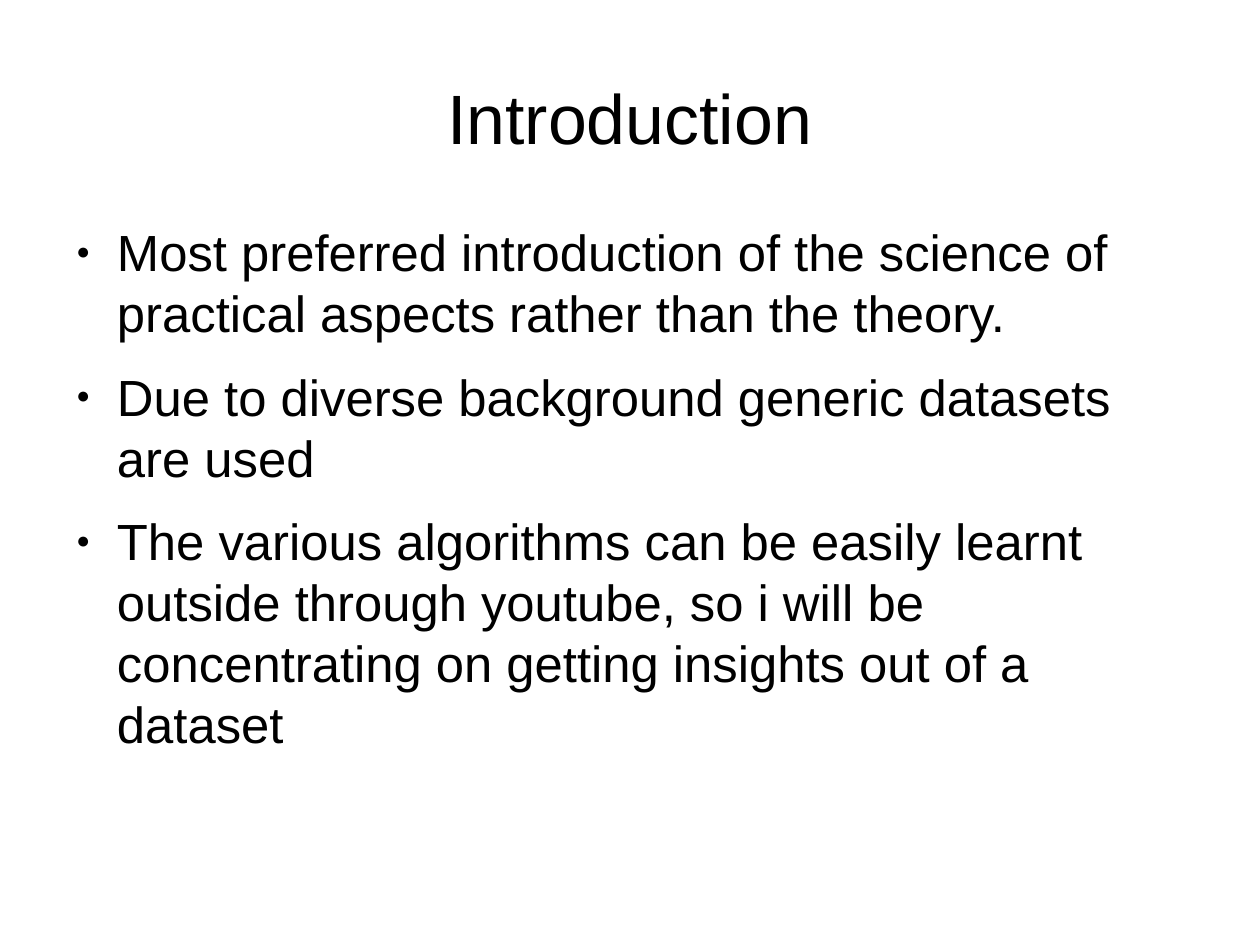
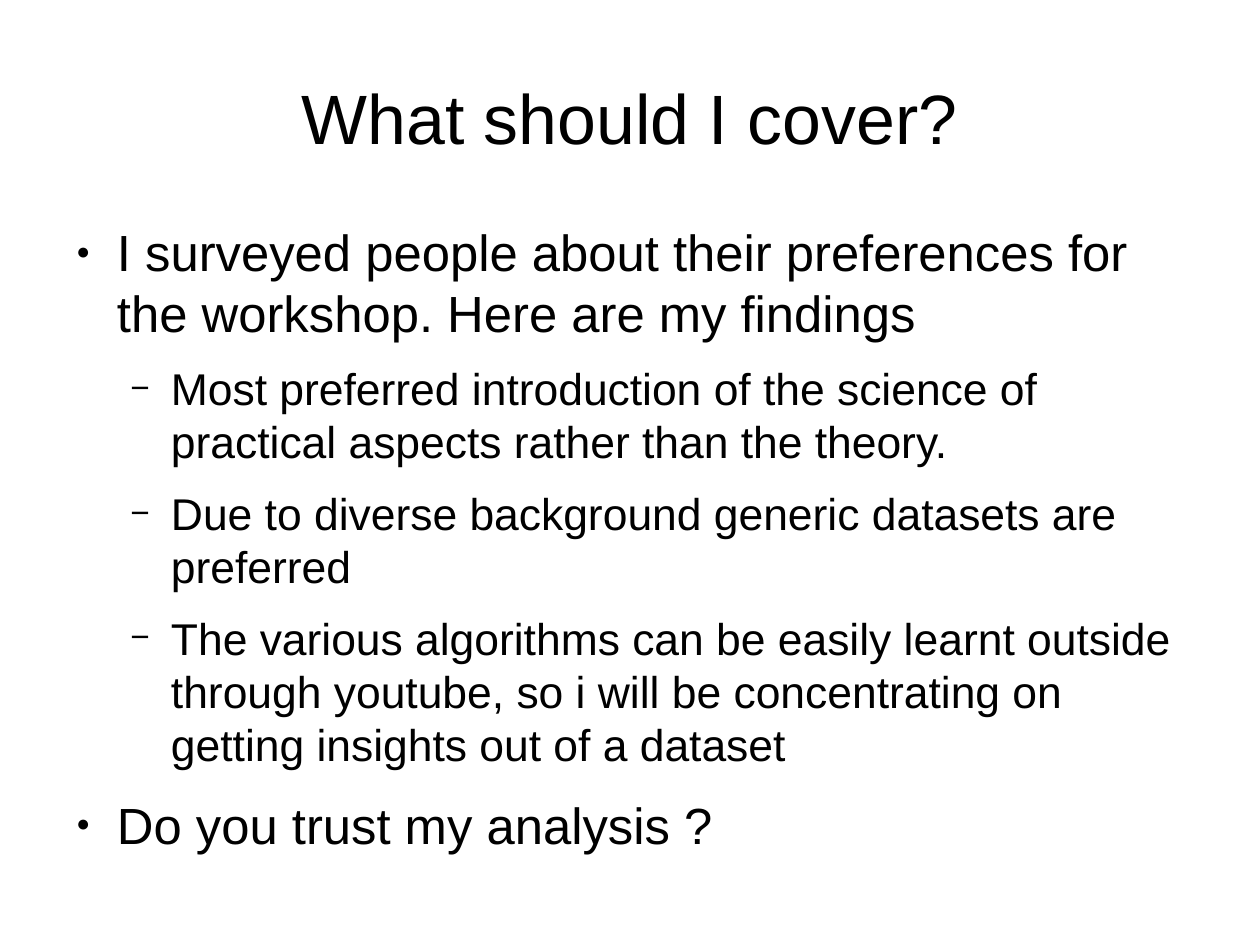
Before and after one commit to leexa90/ML_course_BII, a slide deck: slide 3 of opening_slides.odp. Drawn at 1260x945 pixels with LibreOffice and Linux fonts; fonts in the diff are those of the drawing. Boxes give left, top, right and bottom in pixels: in the first picture for what was removed or moved away, otherwise in the second. Text is boxed around its words. In the diff, an @@ line names an element or a change of style, - is before the commit and + after.

```diff
--- a/opening_slides.odp
+++ b/opening_slides.odp
@@ title at (302,93,958,145): text changed @@
-Introduction
+What should I cover?
@@ text at (117,234,1170,771): paragraph added @@
+● Do you trust my analysis ?
@@ text at (117,234,1127,343): paragraph added @@
+● I surveyed people about their preferences for the workshop. Here are my findings
@@ text at (171,372,1170,771): size 32 to 28 pt in "Most preferred introduction of the science of ...", "The various algorithms can be easily learnt ..."; bullet ● to −; list level 1 to 2 in "Most preferred introduction of the ..."; list level 1 to 2 in "The various algorithms can be ..." @@
@@ text at (171,497,1116,592): text changed; size 32 to 28 pt @@
-● Due to diverse background generic datasets are used
+  − Due to diverse background generic datasets are preferred
```
Also in this commit, not shown: 4 other slides changed, 4 slides added, 5 other files.
